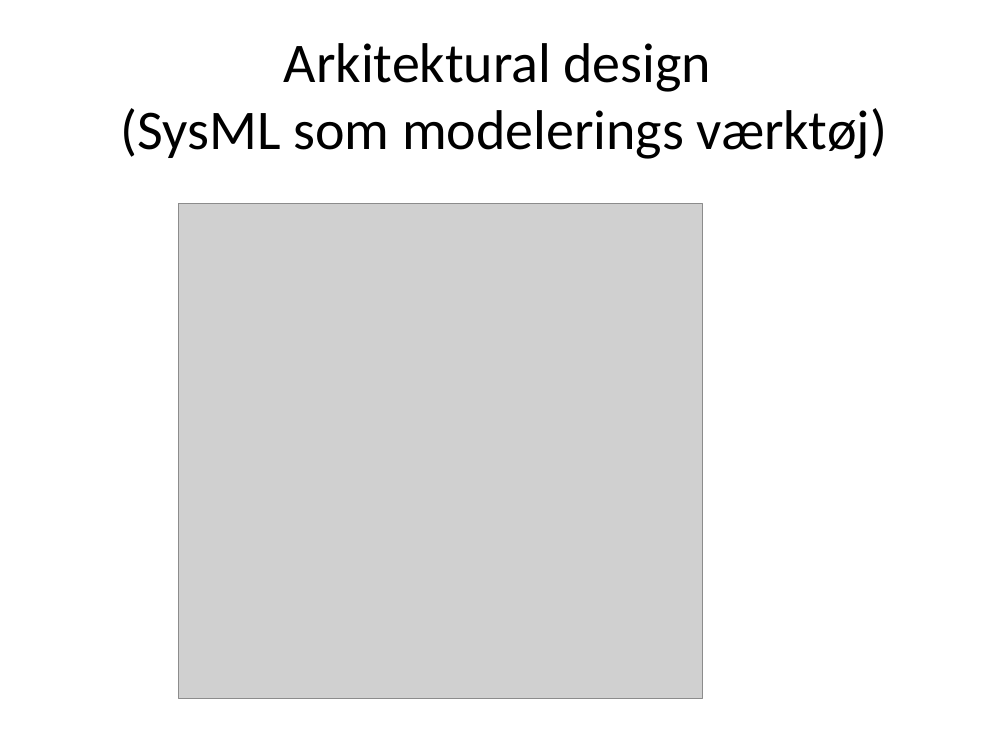
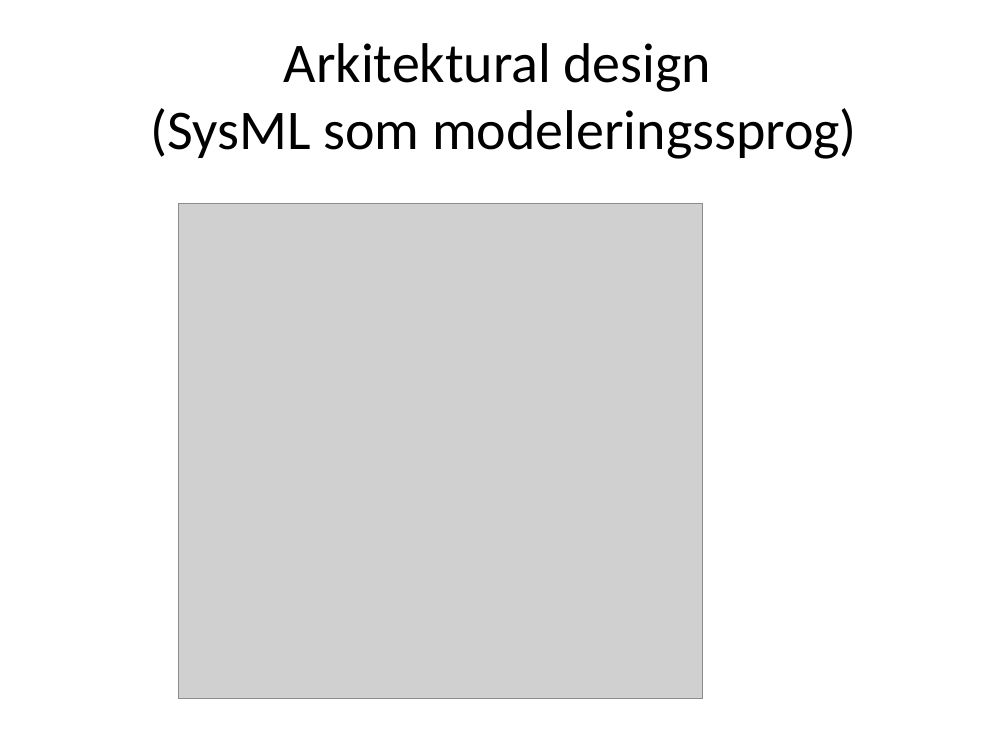
Before and after one commit to ahpoder/masterofit2009, a slide deck: slide 14 of syseng_hwco/proj/Artifact/Presentations/Presentation_11_02_11.pptx. Drawn at 1008x756 pixels with LibreOffice and Linux fonts; fonts in the diff are those of the drawing; grey boxes stand for pictures. Boxes give left, top, right and bottom in pixels: in the first picture for what was removed or moved away, otherwise in the second. Text is boxed around its words. In the diff, an @@ line names an element or a change of style, - is before the commit and + after.

```diff
--- a/syseng_hwco/proj/Artifact/Presentations/Presentation_11_02_11.pptx
+++ b/syseng_hwco/proj/Artifact/Presentations/Presentation_11_02_11.pptx
@@ title at [151, 43, 857, 159]: text changed @@
-Arkitektural design
-(SysML som modelerings værktøj)
+Arkitektural design
+(SysML som modeleringssprog)
```
Also in this commit, not shown: 2 other slides changed.
